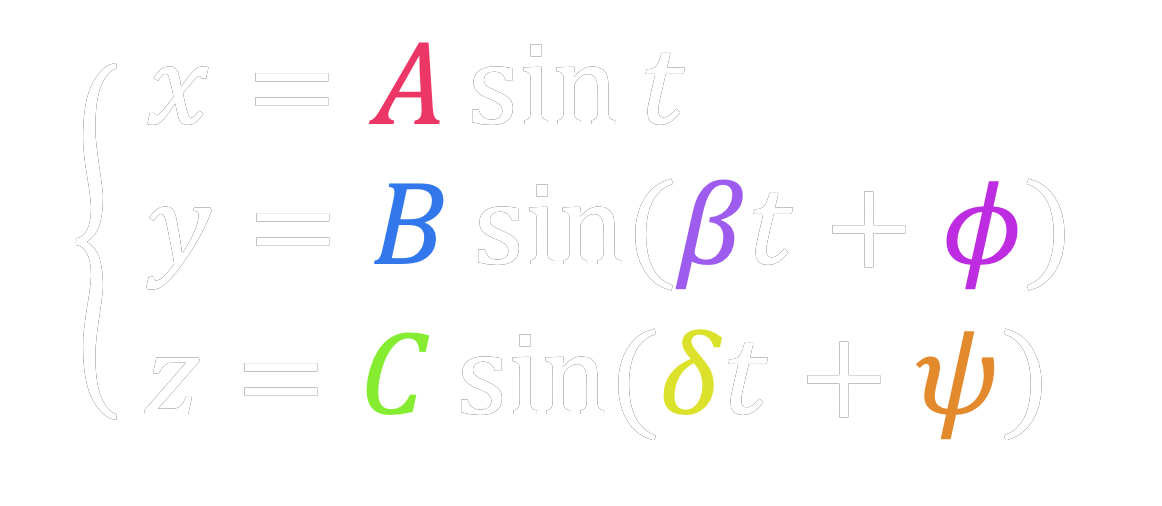
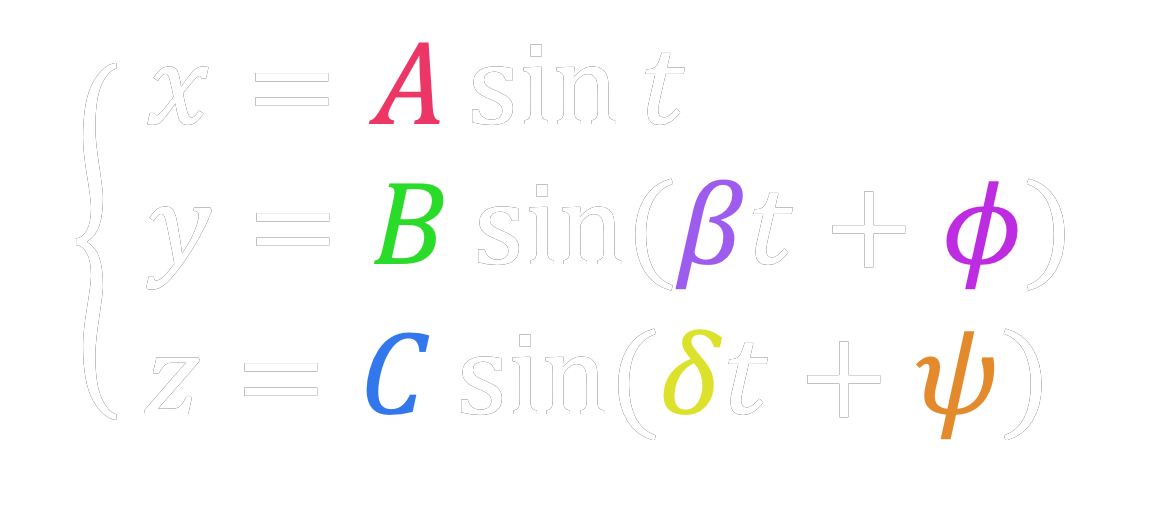
Before/after of a 1162x506 layered artwork. What changed in the layer stack:
pixels changed over [366, 183, 444, 415] (layer not identified)
